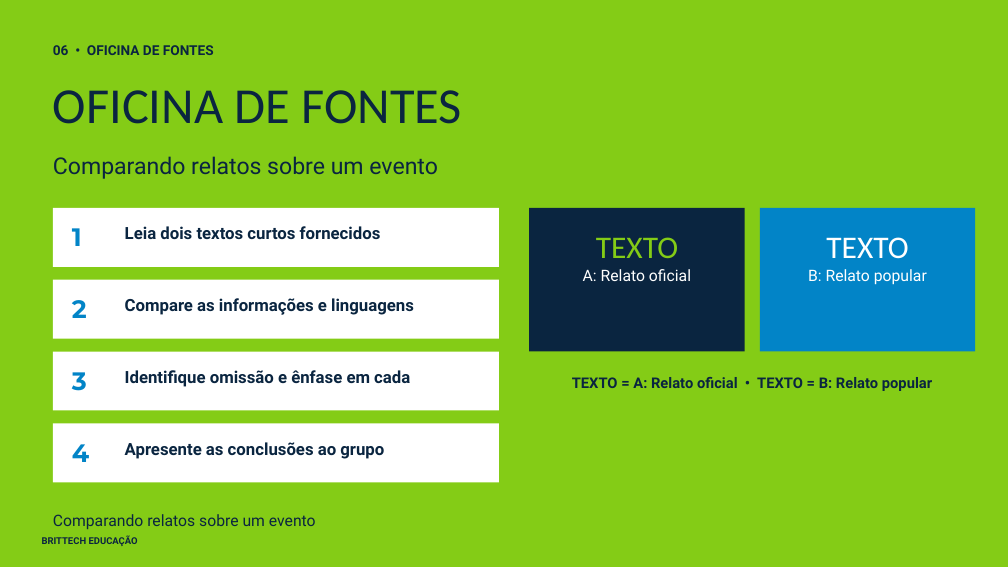
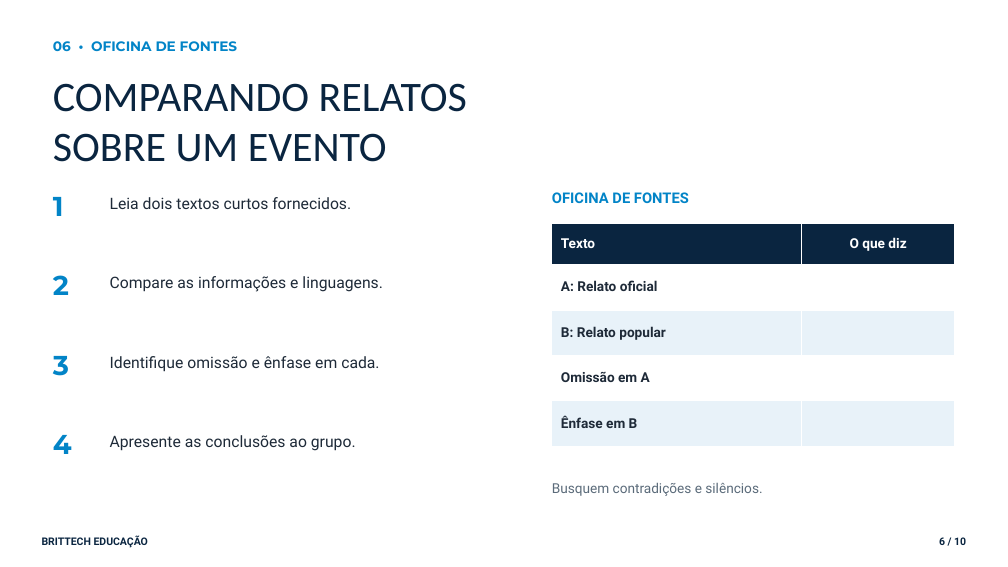
Before and after one commit to thiagollipe-web/brittech-educacao-aulas, a slide deck: slide 6 of ensino-medio/historia-1serie-fontes-historicas.pptx. Drawn at 1008x567 pixels with LibreOffice and Linux fonts; fonts in the diff are those of the drawing. Boxes give left, top, right and bottom in pixels: in the first picture for what was removed or moved away, otherwise in the second. Text is boxed around its words. In the diff, an @@ line names an element or a change of style, - is before the commit and + after.

```diff
--- a/ensino-medio/historia-1serie-fontes-historicas.pptx
+++ b/ensino-medio/historia-1serie-fontes-historicas.pptx
@@ rectangle removed at (0,0,1008,567) @@
@@ text "06 • OFICINA DE FONTES" at (53,41,237,51): font Roboto to Montserrat, text colour #0A2540 to #0284C7 @@
@@ text at (53,83,467,162): text changed; size 22 to 40 pt; font Roboto to Calibri @@
-Comparando relatos sobre um evento
+COMPARANDO RELATOS
+SOBRE UM EVENTO
@@ text "1": place and size @@
-text "1" at (72,228,82,246)
+text "1" at (53,197,64,216)
@@ rectangle removed at (53,208,499,267) @@
@@ text at (110,197,351,209): text changed; size 16 to 15 pt; text colour #0A2540 to #1E2A38; bold off @@
-Leia dois textos curtos fornecidos
+Leia dois textos curtos fornecidos.
@@ rectangle removed at (529,208,745,352) @@
@@ text "OFICINA DE FONTES": place and size @@
-text "OFICINA DE FONTES" at (53,90,462,124)
+text "OFICINA DE FONTES" at (552,192,689,203)
@@ text "OFICINA DE FONTES" at (552,192,689,203): size 48 to 14 pt, font Calibri to Roboto, text colour #0A2540 to #0284C7, bold on; line spacing 1.02 to 1; more space between paragraphs @@
@@ rectangle removed at (760,208,975,352) @@
@@ table added at (552,223,955,446), 5 rows, 2 columns @@
+Texto | O que diz
+A: Relato oficial | 
+B: Relato popular | 
+Omissão em A | 
+Ênfase em B | 
@@ text removed at (583,237,691,281) @@
-TEXTO
-A: Relato oficial
@@ text removed at (808,237,927,285) @@
-TEXTO
-B: Relato popular
@@ size 24 to 26 pt in 4 elements at (53,197,64,216), (53,435,72,454), (53,356,69,376), (53,275,69,295) @@
@@ text "2": place and size @@
-text "2" at (72,300,87,318)
+text "2" at (53,275,69,295)
@@ rectangle removed at (53,280,499,339) @@
@@ text at (110,276,383,292): text changed; size 16 to 15 pt; text colour #0A2540 to #1E2A38; bold off @@
-Compare as informações e linguagens
+Compare as informações e linguagens.
@@ text "3": place and size @@
-text "3" at (72,372,87,391)
+text "3" at (53,356,69,376)
@@ rectangle removed at (53,352,499,411) @@
@@ text at (110,356,379,372): text changed; size 16 to 15 pt; text colour #0A2540 to #1E2A38; bold off @@
-Identifique omissão e ênfase em cada
+Identifique omissão e ênfase em cada.
@@ text removed at (572,377,932,391) @@
-TEXTO = A: Relato oficial • TEXTO = B: Relato popular
@@ text "4": place and size @@
-text "4" at (72,444,89,462)
+text "4" at (53,435,72,454)
@@ rectangle removed at (53,423,499,482) @@
@@ text at (110,435,356,451): text changed; size 16 to 15 pt; text colour #0A2540 to #1E2A38; bold off @@
-Apresente as conclusões ao grupo
+Apresente as conclusões ao grupo.
@@ text added at (552,483,762,496), 13 pt, text #5B6B7A @@
+Busquem contradições e silêncios.
@@ text "BRITTECH EDUCAÇÃO" at (42,536,148,548): size 9 to 10 pt @@
@@ text removed at (53,514,316,529) @@
-Comparando relatos sobre um evento
@@ text added at (939,537,966,545), 10 pt, text #0A2540, bold @@
+6 / 10
```
Also in this commit, not shown: 3 other slides changed, 6 slides added, 4 slides removed, 4 other files.
